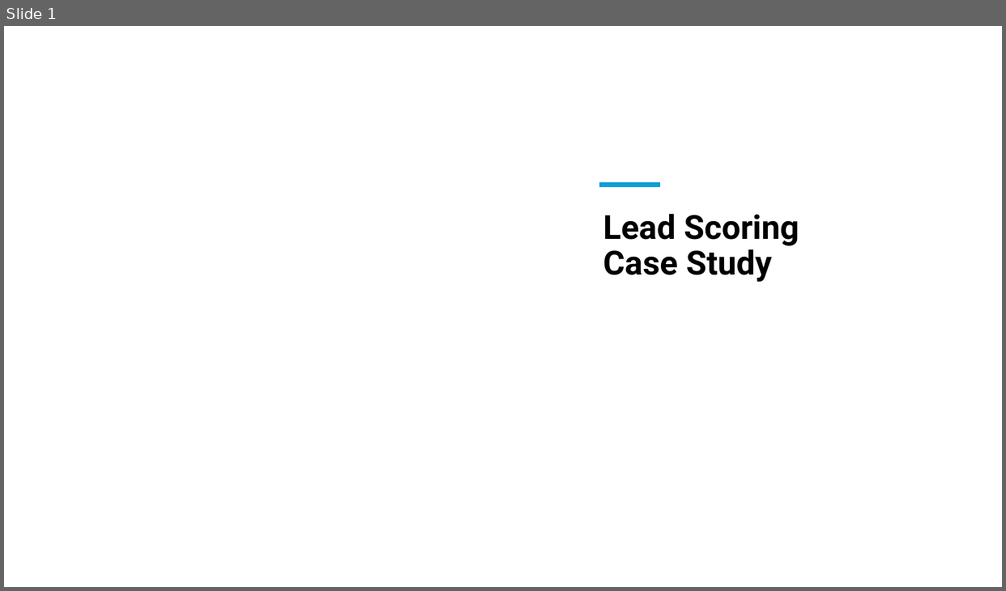
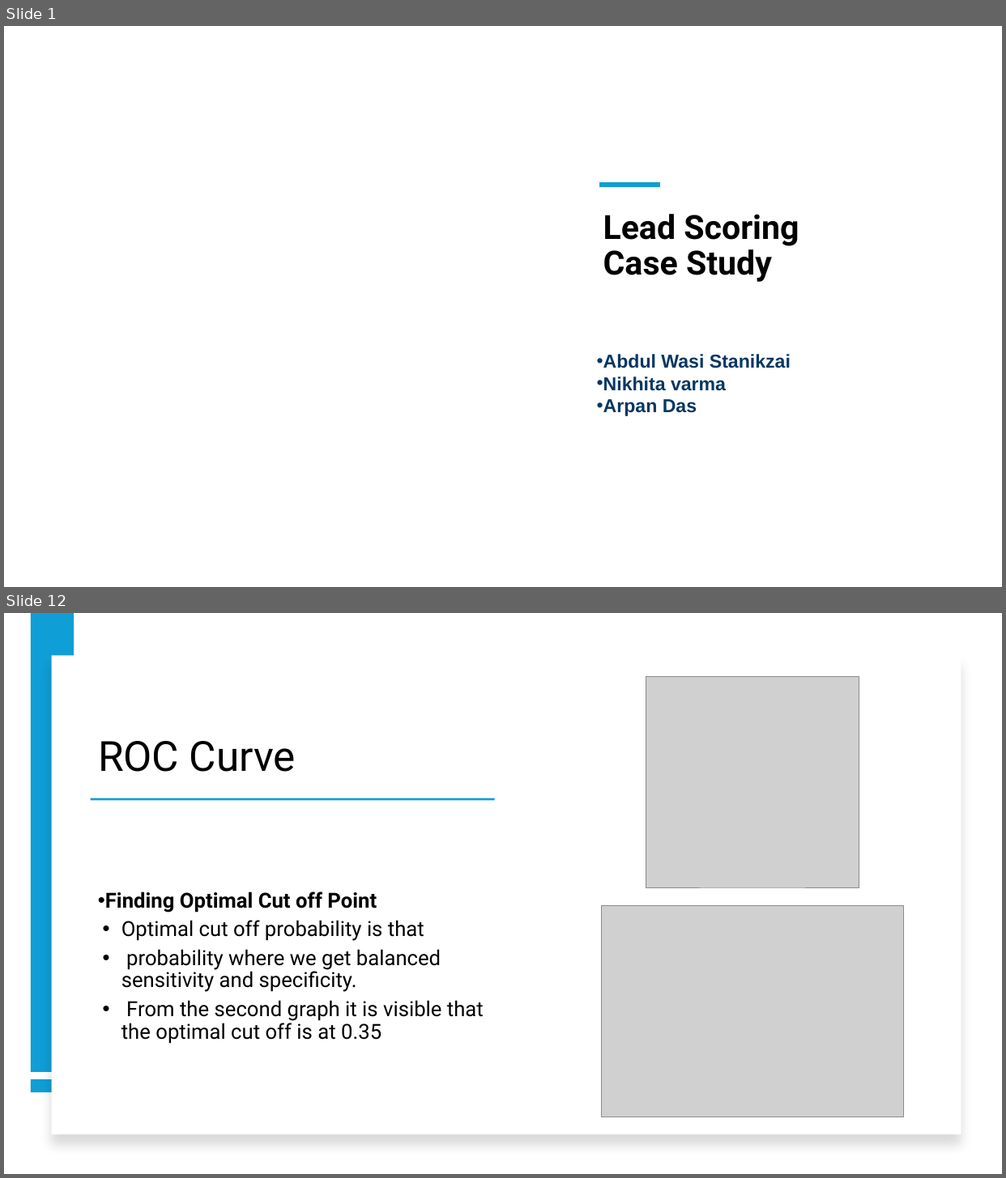
Before and after one commit to Wasistanikzai/Lead-Scoring-Case-Study, a slide deck: Presentation of Case Study.pptx. Shown one above the other, each under a label of ours: slide 1 before the commit, slides 1 and 12 after it; the slides between them are not shown. The pictures are 1006x591 and 1006x1178 pixels, drawn with LibreOffice and Linux fonts; fonts in the diff are those of the drawing; grey boxes stand for pictures; background and template pictures are left out. Boxes give left, top, right and bottom in pixels: in the first picture for what was removed or moved away, otherwise in the second. Text is boxed around its words. In the diff, an @@ line names an element or a change of style, - is before the commit and + after.

```diff
--- a/Presentation of Case Study.pptx
+++ b/Presentation of Case Study.pptx
@@ slide 12 added at <box>4,613,1002,1174</box>, background #FFFFFF @@
@@ rectangle added at <box>31,613,74,1072</box>, fill #0F9ED5 @@
@@ rectangle added at <box>51,656,961,1135</box>, fill #FFFFFF @@
@@ picture added at <box>646,677,859,888</box> @@
@@ title added at <box>98,741,296,772</box>, 40 pt, text #000000 @@
+ROC Curve
@@ rectangle added at <box>90,798,494,801</box>, fill #0F9ED5 @@
@@ text added at <box>105,892,484,1044</box>, 20 pt, text #000000 @@
+• Finding Optimal Cut off Point
+• Optimal cut off probability is that
+• probability where we get balanced sensitivity and specificity.
+• From the second graph it is visible that the optimal cut off is at 0.35
@@ picture added at <box>602,905,904,1117</box> @@
@@ rectangle added at <box>31,1080,74,1093</box>, fill #0F9ED5 @@
@@ slide 1 changed as well @@
@@ text added at <box>603,354,791,416</box>, 18 pt, text #073763, bold @@
+• Abdul Wasi Stanikzai
+• Nikhita varma
+• Arpan Das
```
Also in this commit, not shown: 2 other slides changed, 9 other slides added, 5 slides removed, 7 other files.
